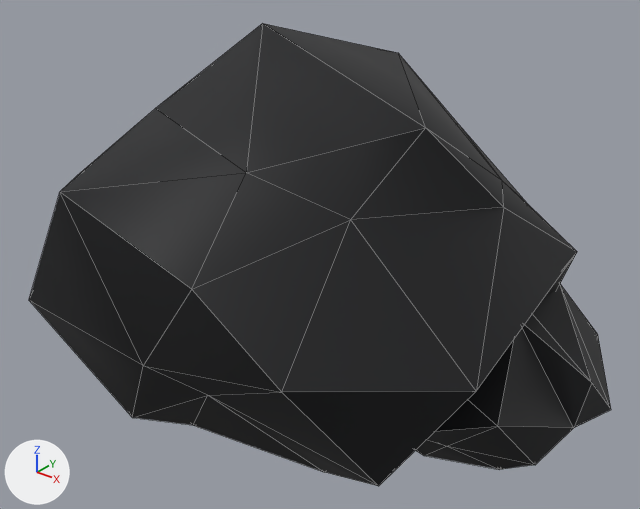
Two versions of the glTF model assets/models/prop_boulder.glb, one commit apart.
Camera for both pictures: a 50 mm camera at (2.61, -3.09, 2.89) aimed at (0.12, 0.02, 0.96). Arrows for +X, +Y and +Z are at lower left; the lights stay in place. The picture after the commit comes second. Mesh edges are drawn as thin lines. Vertices at exactly the same position are counted once.

Names of what the first picture shows: 'prop'.
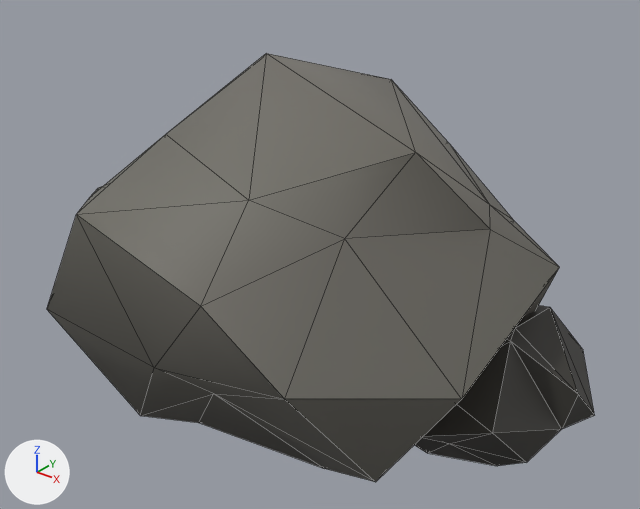
Boxes (x1, y1, x2, y2) around the edits, measured in the pictures (640 x 509 px; the box of a moved part takes in the faces that stretch with it):
```json
{"object": "prop", "change": "reshaped", "before": [29, 23, 611, 486], "after": [47, 53, 594, 482], "on screen": "6% narrower, 7% shorter"}
{"part": 1, "of": "me_prop", "change": "moved or reshaped", "after": [47, 53, 559, 482], "on screen": "not visible before"}
{"part": 2, "of": "me_prop", "change": "moved or reshaped", "after": [415, 305, 594, 466], "on screen": "not visible before"}
{"part": 3, "of": "me_prop", "change": "deleted", "before": [29, 23, 577, 486]}
{"part": 4, "of": "me_prop", "change": "deleted", "before": [416, 284, 611, 469]}
```

Edits to the scene script, one JSON object a line:
```json
{"block": "me_prop", "where": "# used by ob_prop; location = (0.0, 0.0, 0.0)"}
{"op": "remove", "block": "me_prop", "code": "me_prop.from_pydata(...)  # 168 vertices, 320 faces; spans x -1.31..1.54, y -1.18..1.32, z 0.0..2.07"}
{"op": "add", "block": "me_prop", "code": "me_prop.from_pydata(...)  # 84 vertices, 160 faces; spans x -1.25..1.47, y -1.12..1.25, z 0.0..1.93"}
{"block": "me_prop", "change": "me_prop part 1: the loose piece of 42 vertices spanning x -1.25..1.25, y -1.12..1.25, z 0.07..2.0 is moved by (0.0, 0.0, -0.07)"}
{"block": "me_prop", "change": "me_prop part 2: the loose piece of 42 vertices spanning x 0.26..1.47, y -0.35..0.8, z 0.11..1.07 is moved by (0.0, 0.0, -0.07)"}
{"block": "me_prop", "change": "me_prop part 3: the loose piece of 42 vertices spanning x -1.31..1.32, y -1.18..1.32, z 0.0..2.07 is deleted"}
{"block": "me_prop", "change": "me_prop part 4: the loose piece of 42 vertices spanning x 0.19..1.54, y -0.42..0.87, z 0.04..1.14 is deleted"}
```
